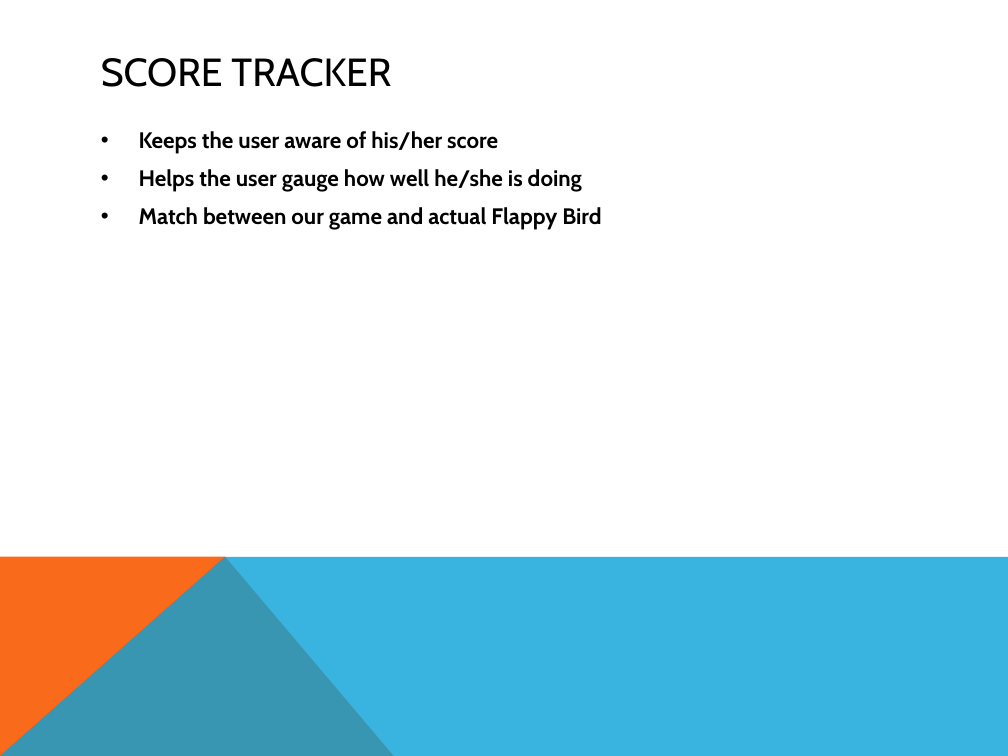
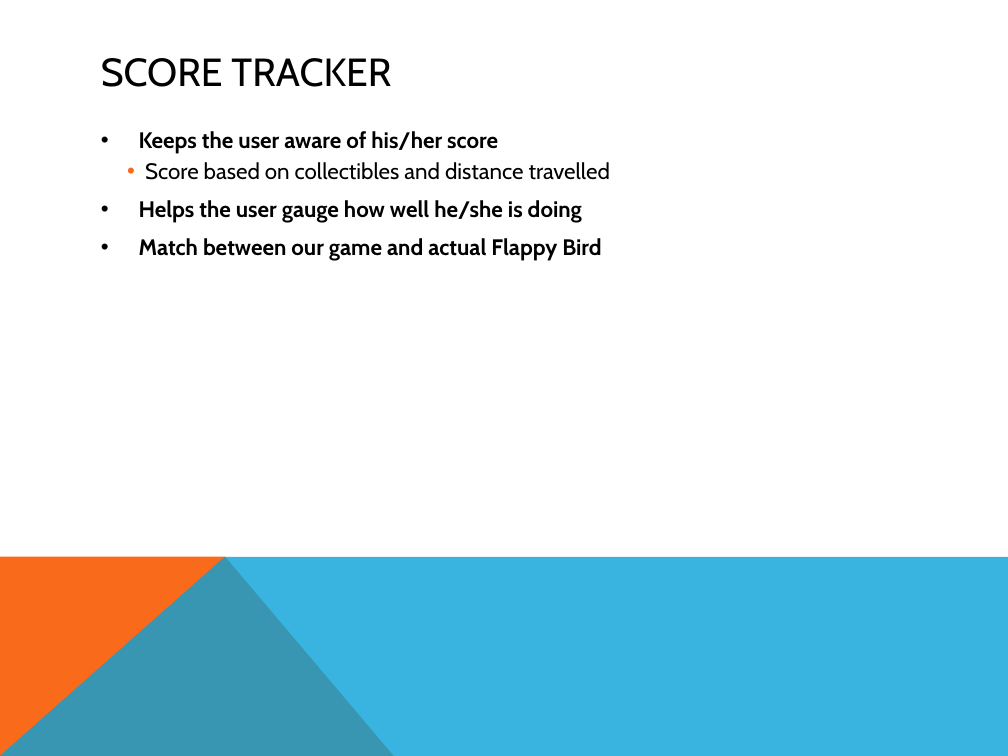
Before and after one commit to jpf2141/FlappyBird3D, a slide deck: slide 14 of final_presentation_slides.pptx. Drawn at 1008x756 pixels with LibreOffice and Linux fonts; fonts in the diff are those of the drawing. Boxes give left, top, right and bottom in pixels: in the first picture for what was removed or moved away, otherwise in the second. Text is boxed around its words. In the diff, an @@ line names an element or a change of style, - is before the commit and + after.

```diff
--- a/final_presentation_slides.pptx
+++ b/final_presentation_slides.pptx
@@ text at (145, 162, 610, 180): paragraph added @@
+    • Score based on collectibles and distance travelled
```
Also in this commit, not shown: 6 other slides changed, 52 other files.
